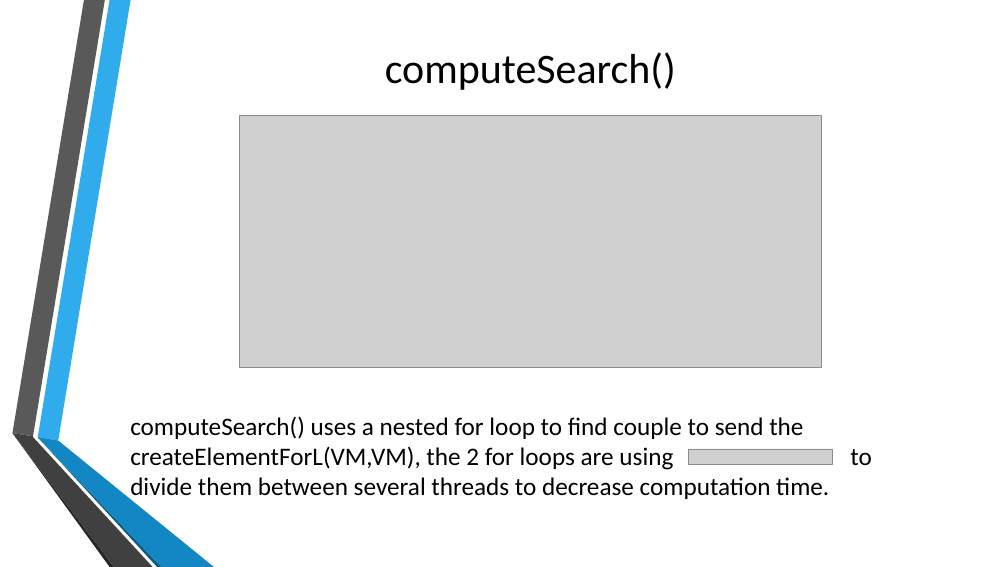
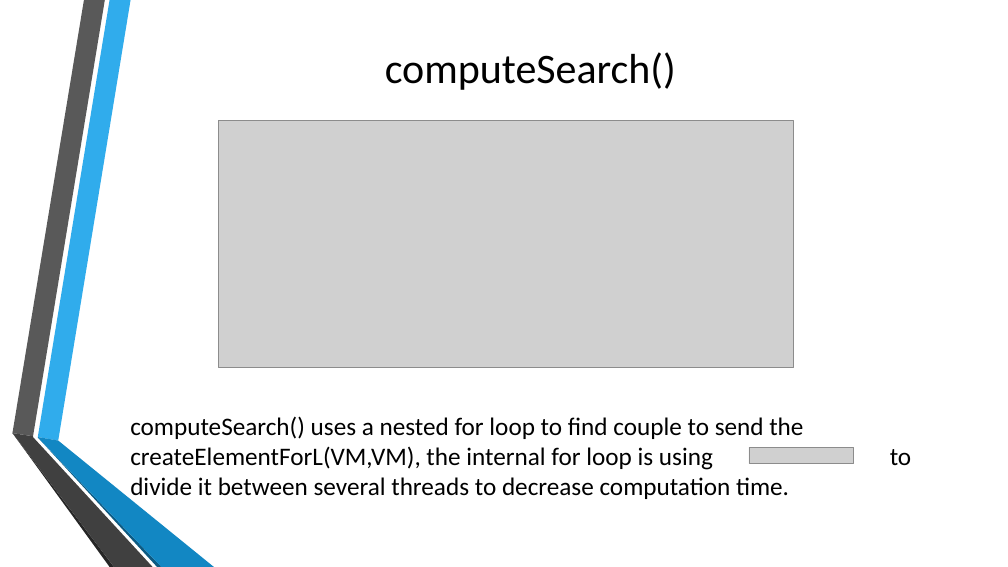
Before and after one commit to Mick95/ParallelProject, a slide deck: slide 6 of projectP/Presentation.pptx. Drawn at 1008x567 pixels with LibreOffice and Linux fonts; fonts in the diff are those of the drawing; grey boxes stand for pictures; background and template pictures are left out. Boxes give left, top, right and bottom in pixels: in the first picture for what was removed or moved away, otherwise in the second. Text is boxed around its words. In the diff, an @@ line names an element or a change of style, - is before the commit and + after.

```diff
--- a/projectP/Presentation.pptx
+++ b/projectP/Presentation.pptx
@@ picture: place and size @@
-picture at <box>240,116,822,368</box>
+picture at <box>219,121,794,368</box>
@@ text at <box>130,416,803,502</box>: text changed @@
-computeSearch() uses a nested for loop to find couple to send the createElementForL(VM,VM), the 2 for loops are using to divide them between several threads to decrease computation time.
+computeSearch() uses a nested for loop to find couple to send the createElementForL(VM,VM), the internal for loop is using to divide it between several threads to decrease computation time.
@@ picture removed at <box>689,449,833,465</box> @@
@@ picture added at <box>749,447,854,464</box> @@
```
Also in this commit, not shown: 1 other slide changed, 2 slides added, 19 other files.
